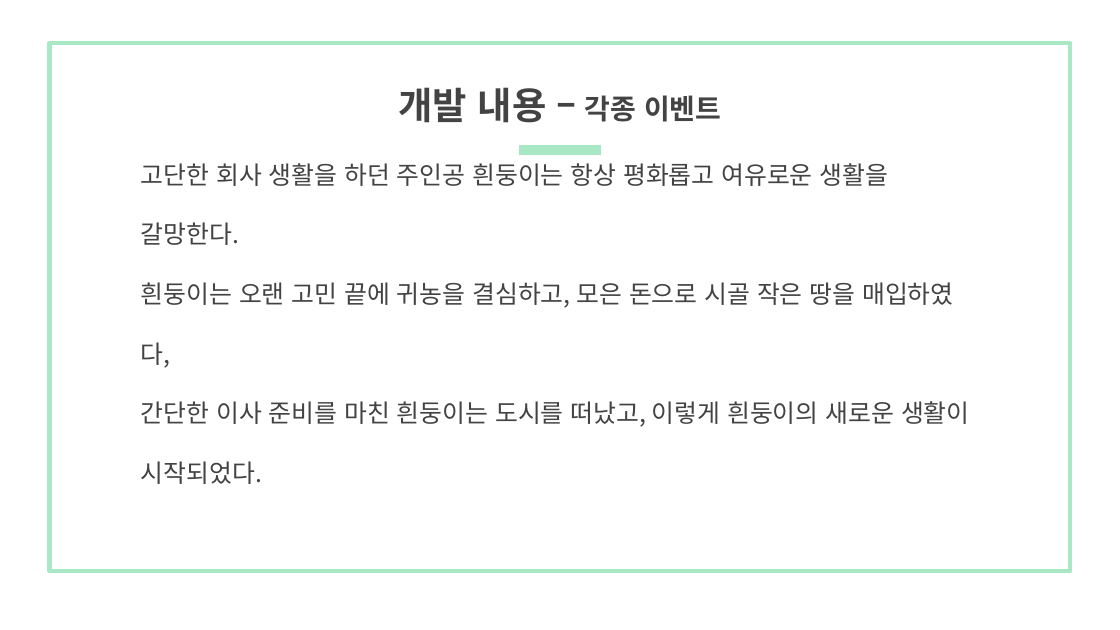
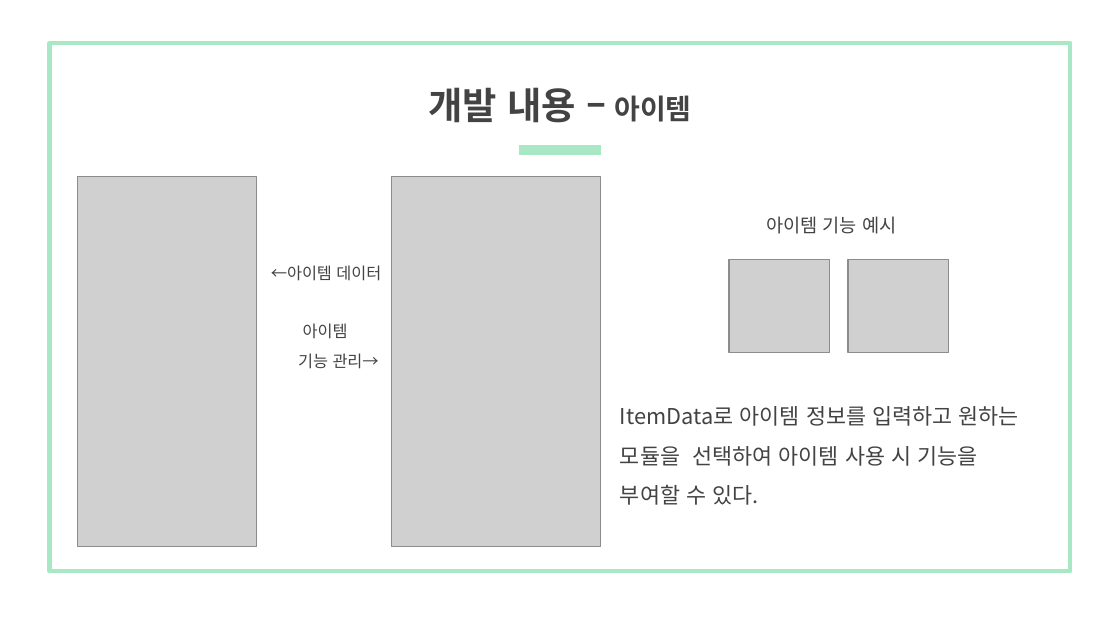
Before and after one commit to kookmin-sw/capstone-2020-10, a slide deck: slide 10 of doc/최종발표 자료/마이 리틀 팜 최종 발표 자료.pptx. Drawn at 1120x630 pixels with LibreOffice and Linux fonts; fonts in the diff are those of the drawing; grey boxes stand for pictures. Boxes give left, top, right and bottom in pixels: in the first picture for what was removed or moved away, otherwise in the second. Text is boxed around its words. In the diff, an @@ line names an element or a change of style, - is before the commit and + after.

```diff
--- a/doc/최종발표 자료/마이 리틀 팜 최종 발표 자료.pptx
+++ b/doc/최종발표 자료/마이 리틀 팜 최종 발표 자료.pptx
@@ title at (428,87,691,123): text changed @@
-개발 내용 – 각종 이벤트
+개발 내용 – 아이템
@@ picture added at (77,177,256,548) @@
@@ picture added at (392,177,600,548) @@
@@ text added at (766,216,896,234), 12 pt, text #434343 @@
+아이템 기능 예시
@@ text added at (271,265,381,369), 10.5 pt, text #434343 @@
+←아이템 데이터
+아이템
+기능 관리→
@@ picture added at (729,260,830,353) @@
@@ picture added at (848,260,949,353) @@
@@ text at (620,406,1019,505): text changed; size 16 to 14 pt @@
-고단한 회사 생활을 하던 주인공 흰둥이는 항상 평화롭고 여유로운 생활을 갈망한다.
-흰둥이는 오랜 고민 끝에 귀농을 결심하고, 모은 돈으로 시골 작은 땅을 매입하였다,
-간단한 이사 준비를 마친 흰둥이는 도시를 떠났고, 이렇게 흰둥이의 새로운 생활이 시작되었다.
+ItemData로 아이템 정보를 입력하고 원하는 모듈을 선택하여 아이템 사용 시 기능을 부여할 수 있다.
```
Also in this commit, not shown: 5 other slides changed, 3 slides added, 3 slides removed, 1 other file.
